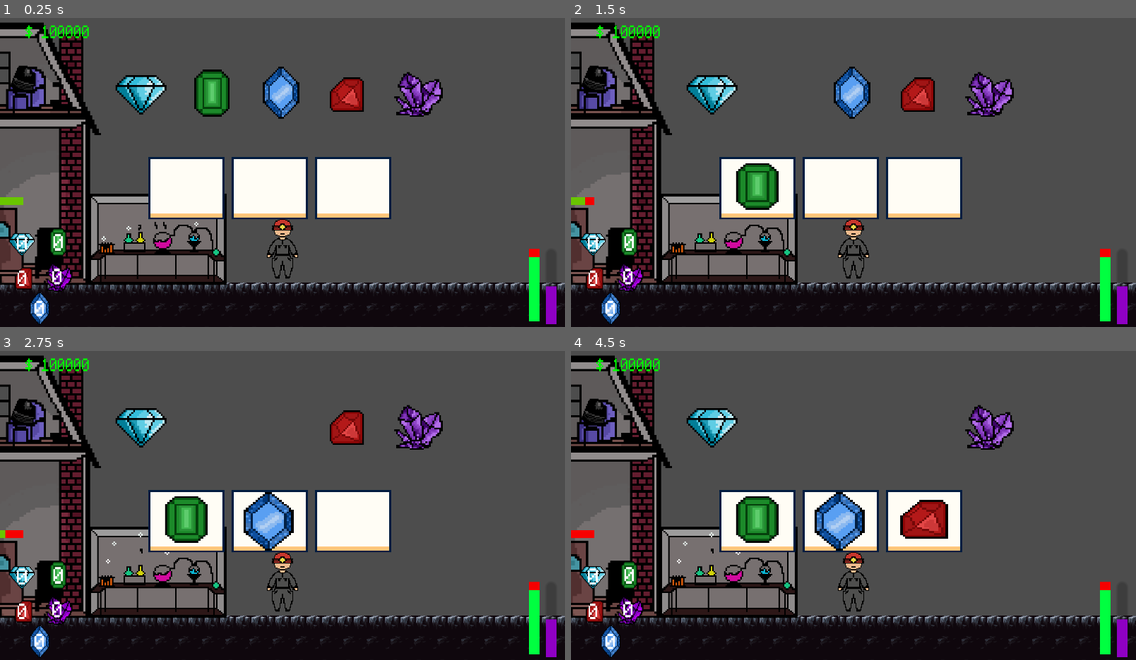
Above: before the commit, frames 1-4 (two rows, left to right).
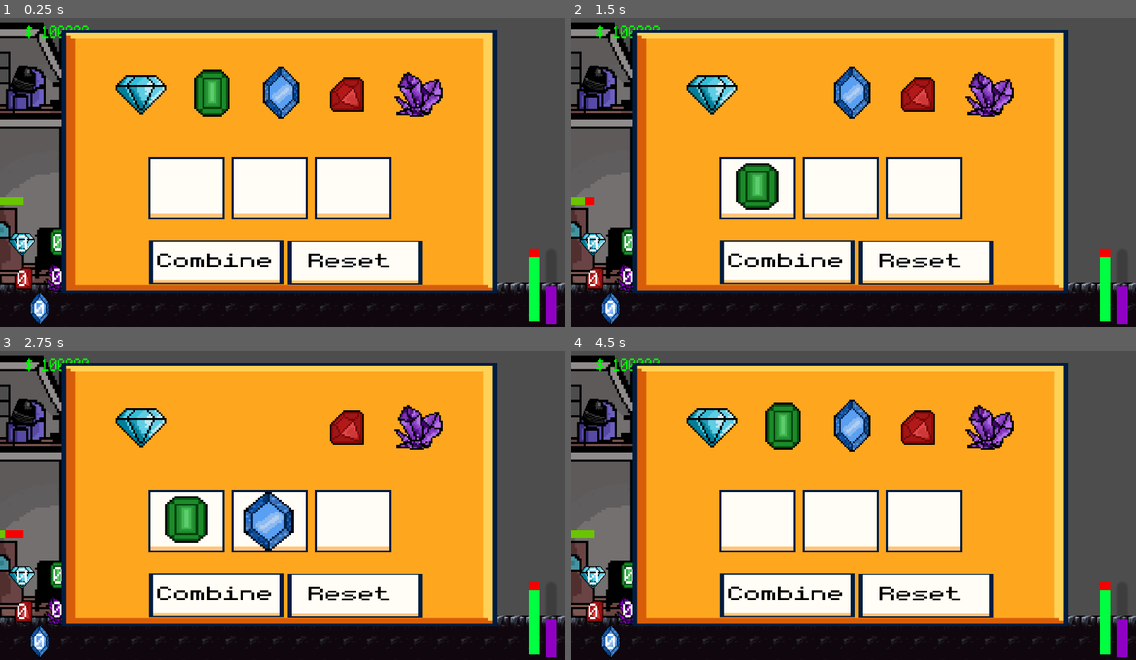
Above: after the commit, the same moments.

Repository: Jrees98/Pirate_Jam_15
Game: Godot game, scene res://Scenes/main.tscn
Two runs of this game, one before a commit and one after it. Both use one fixed random seed, a clock stepped at 60 frames per second and the inputs below. The project has no main scene, so this scene is started directly.
Inputs (mouse positions are in pixels of both pictures, inside the frame that each line leads up to):
- Up to frame 1 (0.25 s): no input
- Up to frame 2 (1.5 s): click (785, 262) at 0.52 s; click (785, 95) at 1.27 s
- Up to frame 3 (2.75 s): click (282, 425) at 2.02 s
- Up to frame 4 (4.5 s): click (915, 428) at 2.77 s; click (989, 428) at 3.52 s; click (926, 595) at 4.27 s

The runs differ from the first frame. In frame 1, 54% of the frame differs, in the area x 10-88%, y 3-90%; in frame 2, 54%; in frame 3, 55%; in frame 4, 59%, in the area x 0-88%, y 3-90%.

Commit message:
removed node for organization

Diff:
--- a/Scenes/alchemist.gd
+++ b/Scenes/alchemist.gd
@@ -28,133 +28,133 @@
 ### DIAMOND ###
 
 func _on_button_mouse_entered():
-	$CanvasLayer/Panel/Background/Gems/Diamond/selector.show()
+	$CanvasLayer/Panel/Background/Diamond/selector.show()
 
 
 func _on_button_mouse_exited():
-	$CanvasLayer/Panel/Background/Gems/Diamond/selector.hide()
+	$CanvasLayer/Panel/Background/Diamond/selector.hide()
 
 
 func _on_button_pressed():
 	if all_slots_full:
 		return
 	if slot_1_full == false:
-		$CanvasLayer/Panel/Background/Slots/Slot1/Diamond.show()
-		$CanvasLayer/Panel/Background/Gems/Diamond.hide()
+		$CanvasLayer/Panel/Background/Slot1/Diamond.show()
+		$CanvasLayer/Panel/Background/Diamond.hide()
 		slot_1_full = true
 	elif slot_2_full == false:
-		$CanvasLayer/Panel/Background/Slots/Slot2/Diamond.show()
-		$CanvasLayer/Panel/Background/Gems/Diamond.hide()
+		$CanvasLayer/Panel/Background/Slot2/Diamond.show()
+		$CanvasLayer/Panel/Background/Diamond.hide()
 		slot_2_full = true
 	elif slot_3_full == false:
-		$CanvasLayer/Panel/Background/Slots/Slot3/Diamond.show()
-		$CanvasLayer/Panel/Background/Gems/Diamond.hide()
+		$CanvasLayer/Panel/Background/Slot3/Diamond.show()
+		$CanvasLayer/Panel/Background/Diamond.hide()
 		slot_3_full = true
 
 
 ### EMERALD ###
 
 func _on_emerald_button_mouse_entered():
-	$CanvasLayer/Panel/Background/Gems/Emerald/selector2.show()
+	$CanvasLayer/Panel/Background/Emerald/selector2.show()
 
 
 func _on_emerald_button_mouse_exited():
-	$CanvasLayer/Panel/Background/Gems/Emerald/selector2.hide()
+	$CanvasLayer/Panel/Background/Emerald/selector2.hide()
 
 
 func _on_emerald_button_pressed():
 	if all_slots_full:
 		return
 	if slot_1_full == false:
-		$CanvasLayer/Panel/Background/Slots/Slot1/Emerald.show()
-		$CanvasLayer/Panel/Background/Gems/Emerald.hide()
+		$CanvasLayer/Panel/Background/Slot1/Emerald.show()
+		$CanvasLayer/Panel/Background/Emerald.hide()
 		slot_1_full = true
 	elif slot_2_full == false:
-		$CanvasLayer/Panel/Background/Slots/Slot2/Emerald.show()
-		$CanvasLayer/Panel/Background/Gems/Emerald.hide()
+		$CanvasLayer/Panel/Background/Slot2/Emerald.show()
+		$CanvasLayer/Panel/Background/Emerald.hide()
 		slot_2_full = true
 	elif slot_3_full == false:
-		$CanvasLayer/Panel/Background/Slots/Slot3/Emerald.show()
-		$CanvasLayer/Panel/Background/Gems/Emerald.hide()
+		$CanvasLayer/Panel/Background/Slot3/Emerald.show()
+		$CanvasLayer/Panel/Background/Emerald.hide()
 		slot_3_full = true
 
 
 ### SAPPHIRE ###
 
 func _on_sapphire_button_mouse_entered():
-	$CanvasLayer/Panel/Background/Gems/Sapphire/selector3.show()
+	$CanvasLayer/Panel/Background/Sapphire/selector3.show()
 
 
 func _on_sapphire_button_mouse_exited():
-	$CanvasLayer/Panel/Background/Gems/Sapphire/selector3.hide()
+	$CanvasLayer/Panel/Background/Sapphire/selector3.hide()
 
 
 func _on_sapphire_button_pressed():
 	if all_slots_full:
 		return
 	if slot_1_full == false:
-		$CanvasLayer/Panel/Background/Slots/Slot1/Sapphire.show()
-		$CanvasLayer/Panel/Background/Gems/Sapphire.hide()
+		$CanvasLayer/Panel/Background/Slot1/Sapphire.show()
+		$CanvasLayer/Panel/Background/Sapphire.hide()
 		slot_1_full = true
 	elif slot_2_full == false:
-		$CanvasLayer/Panel/Background/Slots/Slot2/Sapphire.show()
-		$CanvasLayer/Panel/Background/Gems/Sapphire.hide()
+		$CanvasLayer/Panel/Background/Slot2/Sapphire.show()
+		$CanvasLayer/Panel/Background/Sapphire.hide()
 		slot_2_full = true
 	elif slot_3_full == false:
-		$CanvasLayer/Panel/Background/Slots/Slot3/Sapphire.show()
-		$CanvasLayer/Panel/Background/Gems/Sapphire.hide()
+		$CanvasLayer/Panel/Background/Slot3/Sapphire.show()
+		$CanvasLayer/Panel/Background/Sapphire.hide()
 		slot_3_full = true
 
 ### RUBY ###
 
 func _on_ruby_button_mouse_entered():
-	$CanvasLayer/Panel/Background/Gems/Ruby/selector4.show()
+	$CanvasLayer/Panel/Background/Ruby/selector4.show()
 
 
 func _on_ruby_button_mouse_exited():
-	$CanvasLayer/Panel/Background/Gems/Ruby/selector4.hide()
+	$CanvasLayer/Panel/Background/Ruby/selector4.hide()
 
 
 func _on_ruby_button_pressed():
 	if all_slots_full:
 		return
 	if slot_1_full == false:
-		$CanvasLayer/Panel/Background/Slots/Slot1/Ruby.show()
-		$CanvasLayer/Panel/Background/Gems/Ruby.hide()
+		$CanvasLayer/Panel/Background/Slot1/Ruby.show()
+		$CanvasLayer/Panel/Background/Ruby.hide()
 		slot_1_full = true
 	elif slot_2_full == false:
-		$CanvasLayer/Panel/Background/Slots/Slot2/Ruby.show()
-		$CanvasLayer/Panel/Background/Gems/Ruby.hide()
+		$CanvasLayer/Panel/Background/Slot2/Ruby.show()
+		$CanvasLayer/Panel/Background/Ruby.hide()
 		slot_2_full = true
 	elif slot_3_full == false:
-		$CanvasLayer/Panel/Background/Slots/Slot3/Ruby.show()
-		$CanvasLayer/Panel/Background/Gems/Ruby.hide()
+		$CanvasLayer/Panel/Background/Slot3/Ruby.show()
+		$CanvasLayer/Panel/Background/Ruby.hide()
 		slot_3_full = true
 
 ### AMETHYST ###
 
 func _on_amethyst_button_mouse_entered():
-	$CanvasLayer/Panel/Background/Gems/Amethyst/selector5.show()
+	$CanvasLayer/Panel/Background/Amethyst/selector5.show()
 
 
 func _on_amethyst_button_mouse_exited():
-	$CanvasLayer/Panel/Background/Gems/Amethyst/selector5.hide()
+	$CanvasLayer/Panel/Background/Amethyst/selector5.hide()
 
 
 func _on_amethyst_button_pressed():
 	if all_slots_full:
 		return
 	if slot_1_full == false:
-		$CanvasLayer/Panel/Background/Slots/Slot1/Amethyst.show()
-		$CanvasLayer/Panel/Background/Gems/Amethyst.hide()
+		$CanvasLayer/Panel/Background/Slot1/Amethyst.show()
+		$CanvasLayer/Panel/Background/Amethyst.hide()
 		slot_1_full = true
 	elif slot_2_full == false:
-		$CanvasLayer/Panel/Background/Slots/Slot2/Amethyst.show()
-		$CanvasLayer/Panel/Background/Gems/Amethyst.hide()
+		$CanvasLayer/Panel/Background/Slot2/Amethyst.show()
+		$CanvasLayer/Panel/Background/Amethyst.hide()
 		slot_2_full = true
 	elif slot_3_full == false:
-		$CanvasLayer/Panel/Background/Slots/Slot3/Amethyst.show()
-		$CanvasLayer/Panel/Background/Gems/Amethyst.hide()
+		$CanvasLayer/Panel/Background/Slot3/Amethyst.show()
+		$CanvasLayer/Panel/Background/Amethyst.hide()
 		slot_3_full = true
 
 
--- a/Scenes/alchemist.tscn
+++ b/Scenes/alchemist.tscn
@@ -135,7 +135,6 @@
 shape = SubResource("RectangleShape2D_ykcnq")
 
 [node name="CanvasLayer" type="CanvasLayer" parent="."]
-visible = false
 
 [node name="Panel" type="Panel" parent="CanvasLayer"]
 anchors_preset = 15
@@ -202,94 +201,90 @@
 theme_override_styles/disabled = SubResource("StyleBoxEmpty_1ymjx")
 theme_override_styles/focus = SubResource("StyleBoxEmpty_553t6")
 
-[node name="Slots" type="Node" parent="CanvasLayer/Panel/Background"]
-
-[node name="Slot1" type="Sprite2D" parent="CanvasLayer/Panel/Background/Slots"]
-position = Vector2(760, 730)
-scale = Vector2(9.71875, 7.9375)
+[node name="Slot1" type="Sprite2D" parent="CanvasLayer/Panel/Background"]
+position = Vector2(-20.4807, 9.74302)
+scale = Vector2(0.52519, 0.709497)
 texture = ExtResource("6_0huyd")
 
-[node name="Diamond" type="Sprite2D" parent="CanvasLayer/Panel/Background/Slots/Slot1"]
+[node name="Diamond" type="Sprite2D" parent="CanvasLayer/Panel/Background/Slot1"]
 visible = false
 texture = ExtResource("4_ojbbq")
 
-[node name="Emerald" type="Sprite2D" parent="CanvasLayer/Panel/Background/Slots/Slot1"]
+[node name="Emerald" type="Sprite2D" parent="CanvasLayer/Panel/Background/Slot1"]
 visible = false
 texture = ExtResource("4_mrn3j")
 
-[node name="Sapphire" type="Sprite2D" parent="CanvasLayer/Panel/Background/Slots/Slot1"]
+[node name="Sapphire" type="Sprite2D" parent="CanvasLayer/Panel/Background/Slot1"]
 visible = false
 texture = ExtResource("8_jcdsr")
 
-[node name="Ruby" type="Sprite2D" parent="CanvasLayer/Panel/Background/Slots/Slot1"]
+[node name="Ruby" type="Sprite2D" parent="CanvasLayer/Panel/Background/Slot1"]
 visible = false
 position = Vector2(-1.94428, -2)
 texture = ExtResource("9_xaolf")
 
-[node name="Amethyst" type="Sprite2D" parent="CanvasLayer/Panel/Background/Slots/Slot1"]
+[node name="Amethyst" type="Sprite2D" parent="CanvasLayer/Panel/Background/Slot1"]
 visible = false
 texture = ExtResource("10_pi2m2")
 
-[node name="Slot2" type="Sprite2D" parent="CanvasLayer/Panel/Background/Slots"]
-position = Vector2(1100, 730)
-scale = Vector2(9.71875, 7.9375)
+[node name="Slot2" type="Sprite2D" parent="CanvasLayer/Panel/Background"]
+position = Vector2(-2.10752, 9.74302)
+scale = Vector2(0.52519, 0.709497)
 texture = ExtResource("6_0huyd")
 
-[node name="Diamond" type="Sprite2D" parent="CanvasLayer/Panel/Background/Slots/Slot2"]
+[node name="Diamond" type="Sprite2D" parent="CanvasLayer/Panel/Background/Slot2"]
 visible = false
 texture = ExtResource("4_ojbbq")
 
-[node name="Emerald" type="Sprite2D" parent="CanvasLayer/Panel/Background/Slots/Slot2"]
+[node name="Emerald" type="Sprite2D" parent="CanvasLayer/Panel/Background/Slot2"]
 visible = false
 texture = ExtResource("4_mrn3j")
 
-[node name="Sapphire" type="Sprite2D" parent="CanvasLayer/Panel/Background/Slots/Slot2"]
+[node name="Sapphire" type="Sprite2D" parent="CanvasLayer/Panel/Background/Slot2"]
 visible = false
 texture = ExtResource("8_jcdsr")
 
-[node name="Ruby" type="Sprite2D" parent="CanvasLayer/Panel/Background/Slots/Slot2"]
+[node name="Ruby" type="Sprite2D" parent="CanvasLayer/Panel/Background/Slot2"]
 visible = false
 position = Vector2(-1.94428, -2)
 texture = ExtResource("9_xaolf")
 
-[node name="Amethyst" type="Sprite2D" parent="CanvasLayer/Panel/Background/Slots/Slot2"]
+[node name="Amethyst" type="Sprite2D" parent="CanvasLayer/Panel/Background/Slot2"]
 visible = false
 texture = ExtResource("10_pi2m2")
 
-[node name="Slot3" type="Sprite2D" parent="CanvasLayer/Panel/Background/Slots"]
-position = Vector2(1440, 730)
-scale = Vector2(9.71875, 7.9375)
+[node name="Slot3" type="Sprite2D" parent="CanvasLayer/Panel/Background"]
+position = Vector2(16.2657, 9.74302)
+scale = Vector2(0.52519, 0.709497)
 texture = ExtResource("6_0huyd")
 
-[node name="Diamond" type="Sprite2D" parent="CanvasLayer/Panel/Background/Slots/Slot3"]
+[node name="Diamond" type="Sprite2D" parent="CanvasLayer/Panel/Background/Slot3"]
 visible = false
 texture = ExtResource("4_ojbbq")
 
-[node name="Emerald" type="Sprite2D" parent="CanvasLayer/Panel/Background/Slots/Slot3"]
+[node name="Emerald" type="Sprite2D" parent="CanvasLayer/Panel/Background/Slot3"]
 visible = false
 texture = ExtResource("4_mrn3j")
 
-[node name="Sapphire" type="Sprite2D" parent="CanvasLayer/Panel/Background/Slots/Slot3"]
+[node name="Sapphire" type="Sprite2D" parent="CanvasLayer/Panel/Background/Slot3"]
 visible = false
 texture = ExtResource("8_jcdsr")
 
-[node name="Ruby" type="Sprite2D" parent="CanvasLayer/Panel/Background/Slots/Slot3"]
+[node name="Ruby" type="Sprite2D" parent="CanvasLayer/Panel/Background/Slot3"]
 visible = false
 position = Vector2(-1.94428, -2)
 texture = ExtResource("9_xaolf")
 
-[node name="Amethyst" type="Sprite2D" parent="CanvasLayer/Panel/Background/Slots/Slot3"]
+[node name="Amethyst" type="Sprite2D" parent="CanvasLayer/Panel/Background/Slot3"]
 visible = false
 texture = ExtResource("10_pi2m2")
 
-[node name="Gems" type="Node" parent="CanvasLayer/Panel/Background"]
-
-[node name="Diamond" type="Sprite2D" parent="CanvasLayer/Panel/Background/Gems"]
-position = Vector2(575, 340)
-scale = Vector2(8, 8.018)
+[node name="Diamond" type="Sprite2D" parent="CanvasLayer/Panel/Background"]
+position = Vector2(-30.4779, -25.1173)
+scale = Vector2(0.432311, 0.716693)
 texture = ExtResource("4_ojbbq")
 
-[node name="Button" type="Button" parent="CanvasLayer/Panel/Background/Gems/Diamond"]
+[node name="Button" type="Button" parent="CanvasLayer/Panel/Background/Diamond"]
 offset_left = -9.5
 offset_top = -9.35395
 offset_right = -1.5
@@ -301,18 +296,18 @@
 theme_override_styles/disabled = SubResource("StyleBoxEmpty_g88vb")
 theme_override_styles/focus = SubResource("StyleBoxEmpty_w5npe")
 
-[node name="selector" type="Sprite2D" parent="CanvasLayer/Panel/Background/Gems/Diamond"]
+[node name="selector" type="Sprite2D" parent="CanvasLayer/Panel/Background/Diamond"]
 visible = false
 position = Vector2(0.625, 0)
 scale = Vector2(1.125, 1.12247)
 texture = ExtResource("11_5pxak")
 
-[node name="Emerald" type="Sprite2D" parent="CanvasLayer/Panel/Background/Gems"]
-position = Vector2(865, 350)
-scale = Vector2(8, 8.018)
+[node name="Emerald" type="Sprite2D" parent="CanvasLayer/Panel/Background"]
+position = Vector2(-14.8066, -24.2235)
+scale = Vector2(0.432311, 0.716693)
 texture = ExtResource("4_mrn3j")
 
-[node name="EmeraldButton" type="Button" parent="CanvasLayer/Panel/Background/Gems/Emerald"]
+[node name="EmeraldButton" type="Button" parent="CanvasLayer/Panel/Background/Emerald"]
 offset_left = -8.0
 offset_top = -11.0
 offset_right = 8.0
@@ -323,18 +318,18 @@
 theme_override_styles/disabled = SubResource("StyleBoxEmpty_h5vfw")
 theme_override_styles/focus = SubResource("StyleBoxEmpty_esc2x")
 
-[node name="selector2" type="Sprite2D" parent="CanvasLayer/Panel/Background/Gems/Emerald"]
+[node name="selector2" type="Sprite2D" parent="CanvasLayer/Panel/Background/Emerald"]
 visible = false
 position = Vector2(-0.25, -1.2472)
 scale = Vector2(1.125, 1.12247)
 texture = ExtResource("11_5pxak")
 
-[node name="Sapphire" type="Sprite2D" parent="CanvasLayer/Panel/Background/Gems"]
-position = Vector2(1150, 340)
-scale = Vector2(7.03976, 7.05642)
+[node name="Sapphire" type="Sprite2D" parent="CanvasLayer/Panel/Background"]
+position = Vector2(0.594425, -25.1173)
+scale = Vector2(0.380421, 0.630742)
 texture = ExtResource("8_jcdsr")
 
-[node name="SapphireButton" type="Button" parent="CanvasLayer/Panel/Background/Gems/Sapphire"]
+[node name="SapphireButton" type="Button" parent="CanvasLayer/Panel/Background/Sapphire"]
 offset_left = -10.0
 offset_top = -11.0
 offset_right = 8.0
@@ -345,18 +340,18 @@
 theme_override_styles/disabled = SubResource("StyleBoxEmpty_2wvsg")
 theme_override_styles/focus = SubResource("StyleBoxEmpty_r65lc")
 
-[node name="selector3" type="Sprite2D" parent="CanvasLayer/Panel/Background/Gems/Sapphire"]
+[node name="selector3" type="Sprite2D" parent="CanvasLayer/Panel/Background/Sapphire"]
 visible = false
 position = Vector2(-0.284103, 0)
 scale = Vector2(1.27845, 1.27543)
 texture = ExtResource("11_5pxak")
 
-[node name="Ruby" type="Sprite2D" parent="CanvasLayer/Panel/Background/Gems"]
-position = Vector2(1400, 340)
-scale = Vector2(7.03976, 7.05642)
+[node name="Ruby" type="Sprite2D" parent="CanvasLayer/Panel/Background"]
+position = Vector2(14.1041, -25.1173)
+scale = Vector2(0.380421, 0.630742)
 texture = ExtResource("9_xaolf")
 
-[node name="RubyButton" type="Button" parent="CanvasLayer/Panel/Background/Gems/Ruby"]
+[node name="RubyButton" type="Button" parent="CanvasLayer/Panel/Background/Ruby"]
 offset_left = -8.0
 offset_top = -8.0
 offset_right = 11.0
@@ -367,18 +362,18 @@
 theme_override_styles/disabled = SubResource("StyleBoxEmpty_xequk")
 theme_override_styles/focus = SubResource("StyleBoxEmpty_hbab3")
 
-[node name="selector4" type="Sprite2D" parent="CanvasLayer/Panel/Background/Gems/Ruby"]
+[node name="selector4" type="Sprite2D" parent="CanvasLayer/Panel/Background/Ruby"]
 visible = false
 position = Vector2(3.12511, 0)
 scale = Vector2(1.27845, 1.27543)
 texture = ExtResource("11_5pxak")
 
-[node name="Amethyst" type="Sprite2D" parent="CanvasLayer/Panel/Background/Gems"]
-position = Vector2(1700, 340)
-scale = Vector2(7.03976, 7.05642)
+[node name="Amethyst" type="Sprite2D" parent="CanvasLayer/Panel/Background"]
+position = Vector2(30.3158, -25.1173)
+scale = Vector2(0.380421, 0.630742)
 texture = ExtResource("10_pi2m2")
 
-[node name="Amethyst_Button" type="Button" parent="CanvasLayer/Panel/Background/Gems/Amethyst"]
+[node name="Amethyst_Button" type="Button" parent="CanvasLayer/Panel/Background/Amethyst"]
 offset_left = -10.0
 offset_top = -9.0
 offset_right = 12.0
@@ -389,7 +384,7 @@
 theme_override_styles/disabled = SubResource("StyleBoxEmpty_y56bu")
 theme_override_styles/focus = SubResource("StyleBoxEmpty_7s6ip")
 
-[node name="selector5" type="Sprite2D" parent="CanvasLayer/Panel/Background/Gems/Amethyst"]
+[node name="selector5" type="Sprite2D" parent="CanvasLayer/Panel/Background/Amethyst"]
 visible = false
 position = Vector2(0.142044, 0)
 scale = Vector2(1.27845, 1.27543)
@@ -398,18 +393,18 @@
 [connection signal="body_entered" from="." to="." method="_on_body_entered"]
 [connection signal="body_exited" from="." to="." method="_on_body_exited"]
 [connection signal="pressed" from="CanvasLayer/Panel/Background/Reset/ResetButton" to="." method="_on_reset_button_pressed"]
-[connection signal="mouse_entered" from="CanvasLayer/Panel/Background/Gems/Diamond/Button" to="." method="_on_button_mouse_entered"]
-[connection signal="mouse_exited" from="CanvasLayer/Panel/Background/Gems/Diamond/Button" to="." method="_on_button_mouse_exited"]
-[connection signal="pressed" from="CanvasLayer/Panel/Background/Gems/Diamond/Button" to="." method="_on_button_pressed"]
-[connection signal="mouse_entered" from="CanvasLayer/Panel/Background/Gems/Emerald/EmeraldButton" to="." method="_on_emerald_button_mouse_entered"]
-[connection signal="mouse_exited" from="CanvasLayer/Panel/Background/Gems/Emerald/EmeraldButton" to="." method="_on_emerald_button_mouse_exited"]
-[connection signal="pressed" from="CanvasLayer/Panel/Background/Gems/Emerald/EmeraldButton" to="." method="_on_emerald_button_pressed"]
-[connection signal="mouse_entered" from="CanvasLayer/Panel/Background/Gems/Sapphire/SapphireButton" to="." method="_on_sapphire_button_mouse_entered"]
-[connection signal="mouse_exited" from="CanvasLayer/Panel/Background/Gems/Sapphire/SapphireButton" to="." method="_on_sapphire_button_mouse_exited"]
-[connection signal="pressed" from="CanvasLayer/Panel/Background/Gems/Sapphire/SapphireButton" to="." method="_on_sapphire_button_pressed"]
-[connection signal="mouse_entered" from="CanvasLayer/Panel/Background/Gems/Ruby/RubyButton" to="." method="_on_ruby_button_mouse_entered"]
-[connection signal="mouse_exited" from="CanvasLayer/Panel/Background/Gems/Ruby/RubyButton" to="." method="_on_ruby_button_mouse_exited"]
-[connection signal="pressed" from="CanvasLayer/Panel/Background/Gems/Ruby/RubyButton" to="." method="_on_ruby_button_pressed"]
-[connection signal="mouse_entered" from="CanvasLayer/Panel/Background/Gems/Amethyst/Amethyst_Button" to="." method="_on_amethyst_button_mouse_entered"]
-[connection signal="mouse_exited" from="CanvasLayer/Panel/Background/Gems/Amethyst/Amethyst_Button" to="." method="_on_amethyst_button_mouse_exited"]
-[connection signal="pressed" from="CanvasLayer/Panel/Background/Gems/Amethyst/Amethyst_Button" to="." method="_on_amethyst_button_pressed"]
+[connection signal="mouse_entered" from="CanvasLayer/Panel/Background/Diamond/Button" to="." method="_on_button_mouse_entered"]
+[connection signal="mouse_exited" from="CanvasLayer/Panel/Background/Diamond/Button" to="." method="_on_button_mouse_exited"]
+[connection signal="pressed" from="CanvasLayer/Panel/Background/Diamond/Button" to="." method="_on_button_pressed"]
+[connection signal="mouse_entered" from="CanvasLayer/Panel/Background/Emerald/EmeraldButton" to="." method="_on_emerald_button_mouse_entered"]
+[connection signal="mouse_exited" from="CanvasLayer/Panel/Background/Emerald/EmeraldButton" to="." method="_on_emerald_button_mouse_exited"]
+[connection signal="pressed" from="CanvasLayer/Panel/Background/Emerald/EmeraldButton" to="." method="_on_emerald_button_pressed"]
+[connection signal="mouse_entered" from="CanvasLayer/Panel/Background/Sapphire/SapphireButton" to="." method="_on_sapphire_button_mouse_entered"]
+[connection signal="mouse_exited" from="CanvasLayer/Panel/Background/Sapphire/SapphireButton" to="." method="_on_sapphire_button_mouse_exited"]
+[connection signal="pressed" from="CanvasLayer/Panel/Background/Sapphire/SapphireButton" to="." method="_on_sapphire_button_pressed"]
+[connection signal="mouse_entered" from="CanvasLayer/Panel/Background/Ruby/RubyButton" to="." method="_on_ruby_button_mouse_entered"]
+[connection signal="mouse_exited" from="CanvasLayer/Panel/Background/Ruby/RubyButton" to="." method="_on_ruby_button_mouse_exited"]
+[connection signal="pressed" from="CanvasLayer/Panel/Background/Ruby/RubyButton" to="." method="_on_ruby_button_pressed"]
+[connection signal="mouse_entered" from="CanvasLayer/Panel/Background/Amethyst/Amethyst_Button" to="." method="_on_amethyst_button_mouse_entered"]
+[connection signal="mouse_exited" from="CanvasLayer/Panel/Background/Amethyst/Amethyst_Button" to="." method="_on_amethyst_button_mouse_exited"]
+[connection signal="pressed" from="CanvasLayer/Panel/Background/Amethyst/Amethyst_Button" to="." method="_on_amethyst_button_pressed"]
